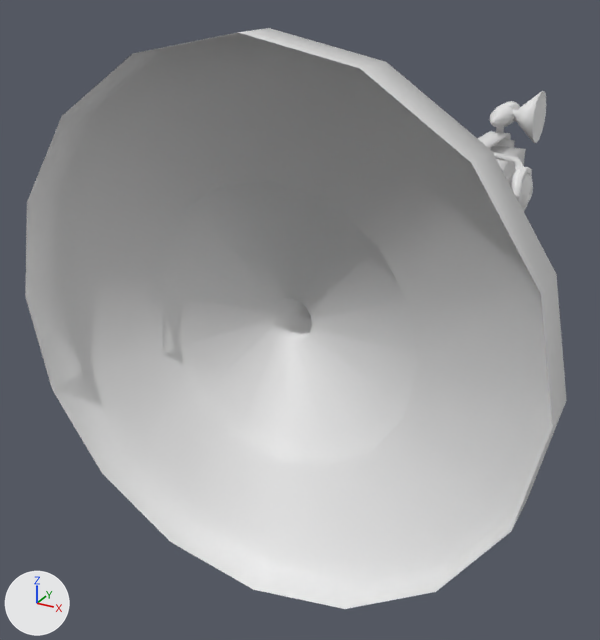
The FBX model Models/FBXs/camera_dragPlayer.fbx as it was, and as the next commit left it.
Before and after are seen from a 50 mm camera at (7.78, -12.58, 6.92) aimed at (-2.13, 5.44, -2.09). Every picture has the same lights, and +X, +Y and +Z are marked at lower left. Where no turn or scale is listed for an object, it has been applied to the vertices.

The scene before the commit, as lines of its bpy script (objects in view):
```python
me_camera_dragplayer = bpy.data.meshes.new('camera_dragPlayer')
me_camera_dragplayer.from_pydata(...)  # 787 vertices, 775 faces; spans x -5.8..5.8, y -0.5..17.0, z -5.8..5.8
me_camera_dragplayer.materials.append(mat_material)  # white #e7e7e7
ob_camera_dragplayer = bpy.data.objects.new('camera_dragPlayer', me_camera_dragplayer)
ob_camera_dragplayer.location = (0.0, 0.0, 0.0)
```
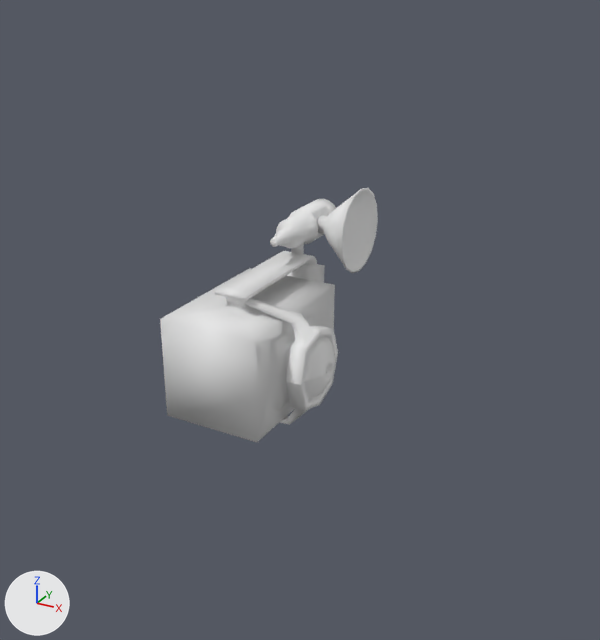
Boxes (x1, y1, x2, y2) around the edits, measured in the pictures (600 x 640 px; the box of a moved part takes in the faces that stretch with it):
'camera_dragPlayer', reshaped (60% narrower, 56% shorter)
    before: (25, 28, 567, 609)
    after: (160, 188, 378, 442)
part 1 of me_camera_dragplayer, moved or reshaped
    before: (477, 126, 533, 211)
    after: (160, 243, 338, 442)
part 2 of me_camera_dragplayer, moved or reshaped
    before: (490, 101, 520, 128)
    after: (270, 199, 336, 249)
part 3 of me_camera_dragplayer, moved or reshaped
    before: (513, 91, 546, 143)
    after: (317, 188, 378, 273)
part 4 of me_camera_dragplayer, deleted
    before: (25, 28, 567, 609)

Patch to the scene script:
```diff
--- a/Models/FBXs/camera_dragPlayer.fbx.py
+++ b/Models/FBXs/camera_dragPlayer.fbx.py
@@ me_camera_dragplayer @@
 me_camera_dragplayer.from_pydata(...)  # 787 vertices, 775 faces; spans x -5.8..5.8, y -0.5..17.0, z -5.8..5.8
 # used by ob_camera_dragplayer; location = (0.0, 0.0, 0.0)
+# me_camera_dragplayer part 1: the loose piece of 339 vertices spanning x -1.0..1.7, y 12.3..16.0, z -1.4..1.7 is moved by (-0.1, -14.0, -0.1)
+# me_camera_dragplayer part 2: the loose piece of 174 vertices spanning x -0.4..0.4, y 14.7..16.8, z 1.6..2.3 is moved by (-0.1, -14.0, -0.1)
+# me_camera_dragplayer part 3: the loose piece of 146 vertices spanning x 0.2..1.2, y 15.3..17.0, z 1.0..2.8 is moved by (-0.1, -14.0, -0.1)
+# me_camera_dragplayer part 4: the loose piece of 128 vertices spanning x -5.8..5.8, y -0.5..12.4, z -5.8..5.8 is deleted
 me_camera_dragplayer.materials.append(mat_material)
```
